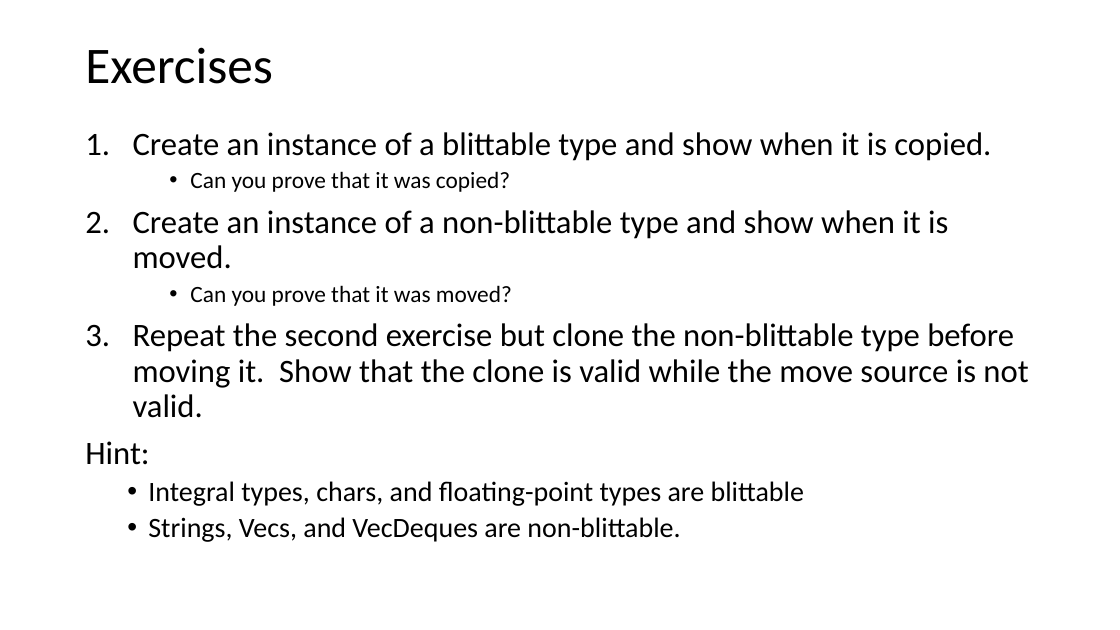
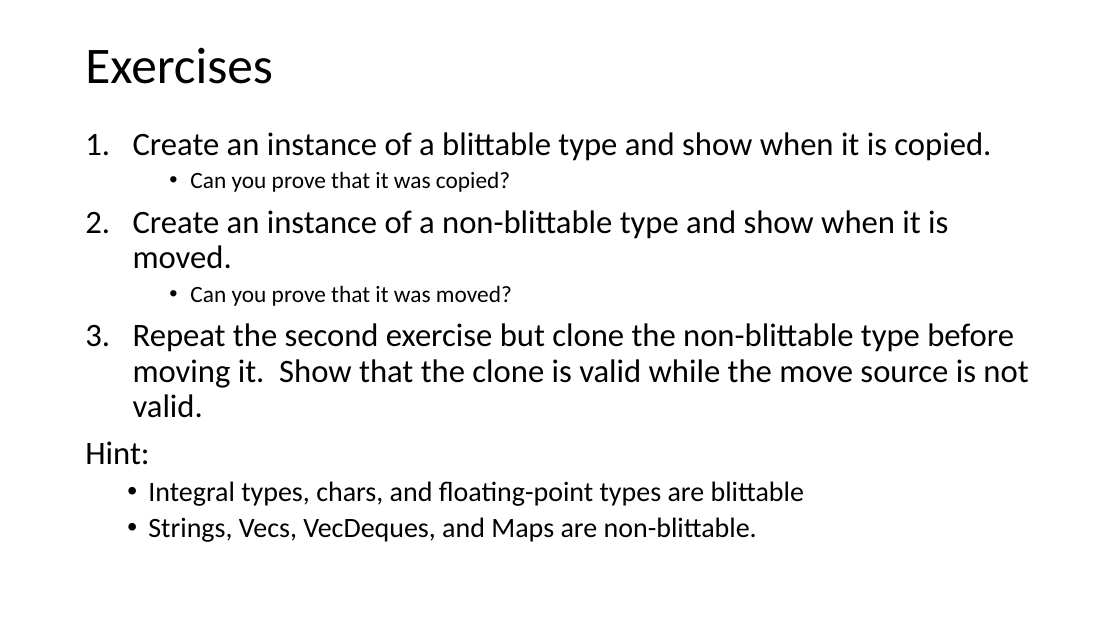
Before and after one commit to JimFawcett/JimFawcett.github.io, a slide deck: slide 10 of Resources/ConsumingRustBite1.pptx. Drawn at 1120x630 pixels with LibreOffice and Linux fonts; fonts in the diff are those of the drawing. Boxes give left, top, right and bottom in pixels: in the first picture for what was removed or moved away, otherwise in the second. Text is boxed around its words. In the diff, an @@ line names an element or a change of style, - is before the commit and + after.

```diff
--- a/Resources/ConsumingRustBite1.pptx
+++ b/Resources/ConsumingRustBite1.pptx
@@ text at box(148, 517, 757, 542): text changed @@
-  • Strings, Vecs, and VecDeques are non-blittable.
+  • Strings, Vecs, VecDeques, and Maps are non-blittable.
```
Also in this commit, not shown: 7 other slides changed, 1 slide added, 2 other files.
